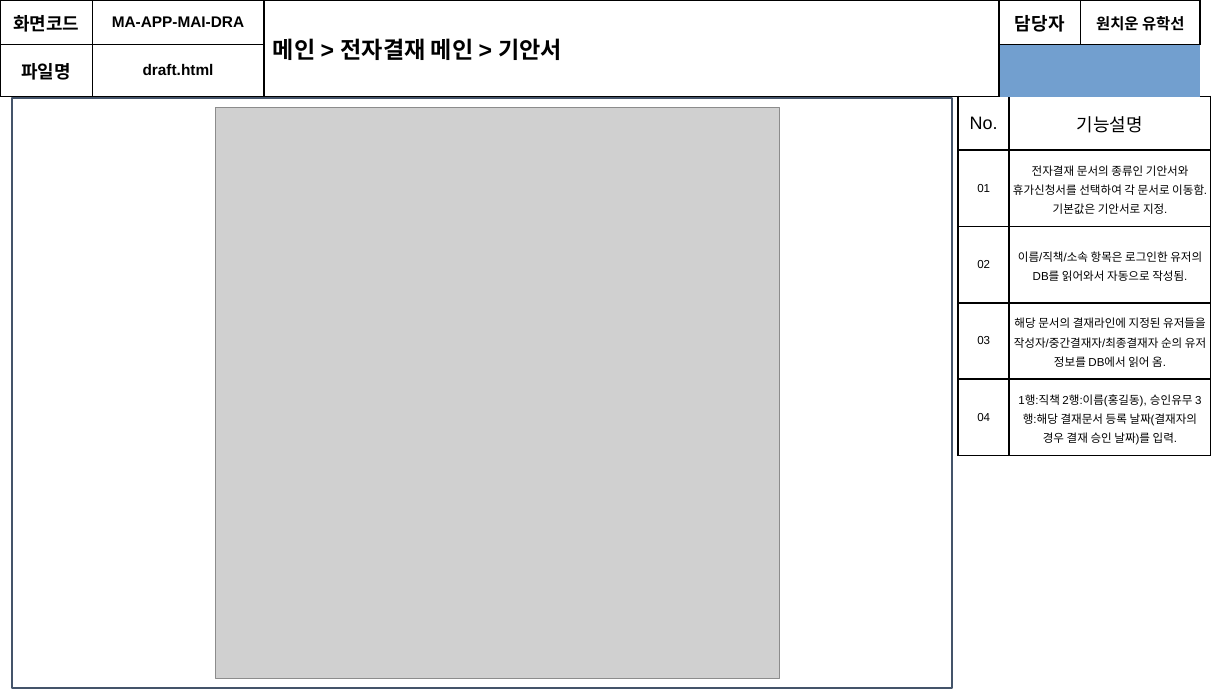
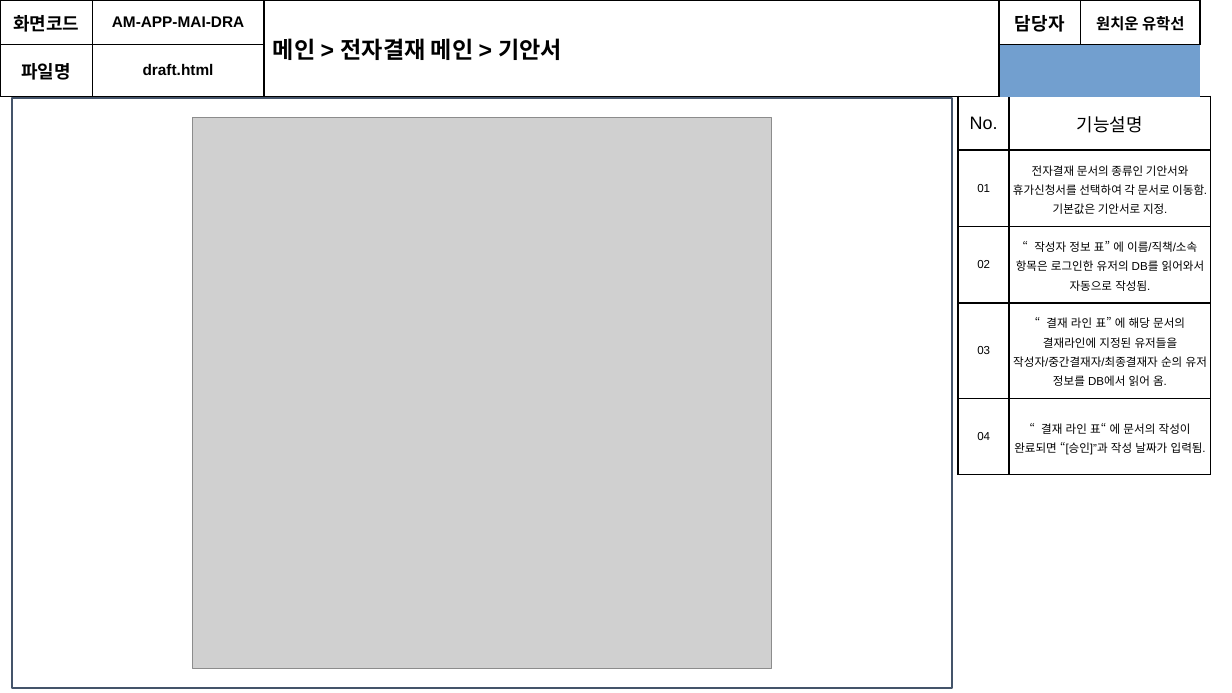
Before and after one commit to soulluna/-6th-_cosmo_1th_group, a slide deck: slide 15 of 포트폴리오 각종 서식/[6기]1조_화면설계서_V1.3.pptx. Drawn at 1232x693 pixels with LibreOffice and Linux fonts; fonts in the diff are those of the drawing; grey boxes stand for pictures. Boxes give left, top, right and bottom in pixels: in the first picture for what was removed or moved away, otherwise in the second. Text is boxed around its words. In the diff, an @@ line names an element or a change of style, - is before the commit and + after.

Commit message:
화면설계서, 기능정의서의 내 문서함 수정
AM-APP-MAI-05 추가함

```diff
--- a/포트폴리오 각종 서식/[6기]1조_화면설계서_V1.3.pptx
+++ b/포트폴리오 각종 서식/[6기]1조_화면설계서_V1.3.pptx
@@ table at [10,13,1210,93] @@
-row 1, column 2: MA-APP-MAI-DRA
+row 1, column 2: AM-APP-MAI-DRA
@@ picture: place and size @@
-picture at [215,107,780,678]
+picture at [192,117,772,668]
@@ table at [958,97,1211,459] @@
-row 3, column 2: 이름/직책/소속 항목은 로그인한 유저의 DB를 읽어와서 자동으로 작성됨.
+row 3, column 2: “작성자 정보 표” 에 이름/직책/소속 항목은 로그인한 유저의 DB를 읽어와서 자동으로 작성됨.
-row 4, column 2: 해당 문서의 결재라인에 지정된 유저들을 작성자/중간결재자/최종결재자 순의 유저 정보를 DB에서 읽어 옴.
+row 4, column 2: “결재 라인 표” 에 해당 문서의 결재라인에 지정된 유저들을 작성자/중간결재자/최종결재자 순의 유저 정보를 DB에서 읽어 옴.
-row 5, column 2: 1행:직책 2행:이름(홍길동), 승인유무 3행:해당 결재문서 등록 날짜(결재자의 경우 결재 승인 날짜)를 입력.
+row 5, column 2: “결재 라인 표“ 에 문서의 작성이 완료되면 “[승인]”과 작성 날짜가 입력됨.
```
Also in this commit, not shown: 31 other slides changed, 1 other file.
